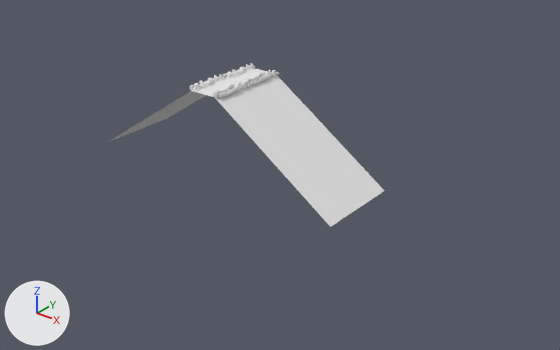
The OBJ model VektoriaApp/models/RoadTiles/RoadTiles_Basic/RoadTile_Basic0.obj as it was, and as the next commit left it.
One viewpoint serves both versions: a 50 mm lens placed at (1628.0, -1798.0, 834.0), pointed at (164.0, 32.0, -301.0). Every picture has the same lights, and +X, +Y and +Z are marked at lower left. Where no turn or scale is listed for an object, it has been applied to the vertices. Vertices at the same position are counted once.

In view in the first picture: 'Road_Ground.001_Plane.001'.
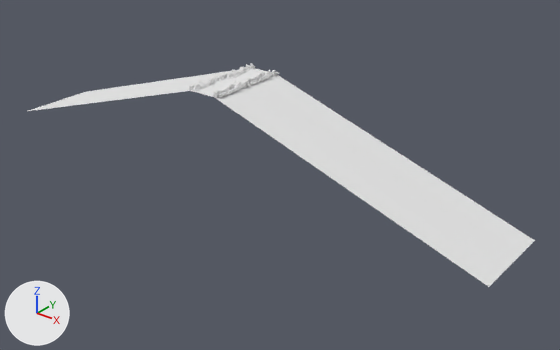
Boxes [x1, y1, x2, y2] around the edits, measured in the pictures (560 x 350 px; the box of a moved part takes in the faces that stretch with it):
'Road_Ground.001_Plane.001', reshaped (84% wider, 36% taller)
    before: [110, 63, 384, 227]
    after: [29, 63, 535, 287]
part 1 of me_road_ground_001_plane_001, moved or reshaped
    before: [110, 75, 384, 227]
    after: [29, 71, 535, 287]

The change, as a list of edits to the scene's bpy script:
```text
Change me_road_ground_001_plane_001:
    used by ob_road_ground_001_plane_001; location = (0.0, 0.0, 0.0)
    remove me_road_ground_001_plane_001.from_pydata(...)  # 2587 vertices, 4954 faces, 2 loose edges; spans x -500.0..500.0, y -154.0..155.0, z -300.0..21.0
    add me_road_ground_001_plane_001.from_pydata(...)  # 2587 vertices, 4954 faces, 2 loose edges; spans x -1000.0..1000.0, y -154.0..155.0, z -300.0..21.0
    me_road_ground_001_plane_001 part 1
    4 vertices are removed from x -500.0..500.0, y -150.0..150.0, z -300.0
    272 faces are deleted
    16 vertices move within x -17.0..28.0, y -123.0..122.0, z -1.0..4.0
    4 vertices are added at (1000.0, -150.0, -300.0), (1000.0, 150.0, -300.0), (-1000.0, 150.0, -300.0), (-1000.0, -150.0, -300.0)
    2 new faces join them, mat_road_001 (white #e7e7e7)
    270 new faces join them, mat_rockwall (white #e7e7e7)
```
